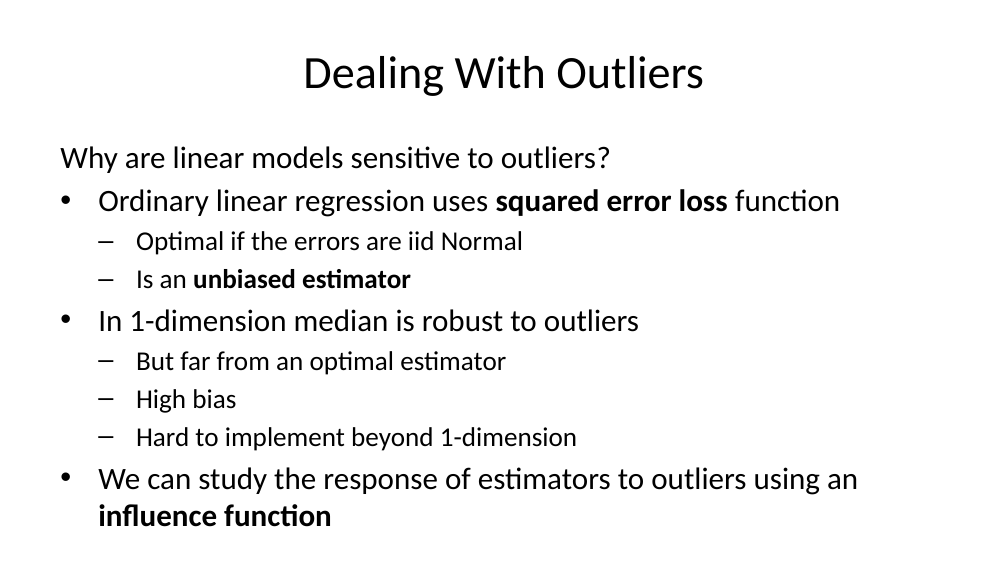
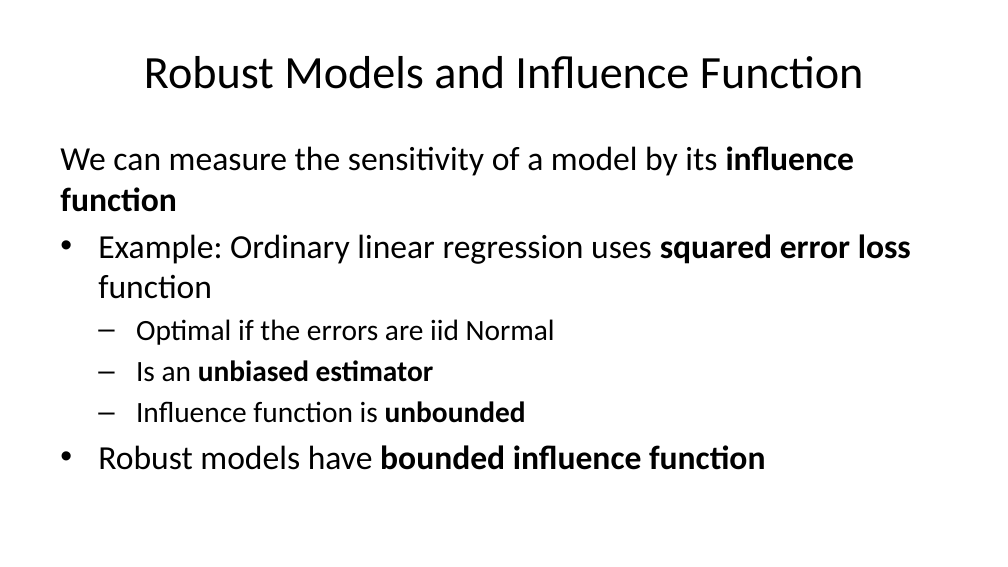
Before and after one commit to StephenElston/CSCI-E-83, a slide deck: slide 31 of LectureSlides/10b_ModelsFor OutliersAndOverdispersion.pptx. Drawn at 1008x567 pixels with LibreOffice and Linux fonts; fonts in the diff are those of the drawing. Boxes give left, top, right and bottom in pixels: in the first picture for what was removed or moved away, otherwise in the second. Text is boxed around its words. In the diff, an @@ line names an element or a change of style, - is before the commit and + after.

```diff
--- a/LectureSlides/10b_ModelsFor OutliersAndOverdispersion.pptx
+++ b/LectureSlides/10b_ModelsFor OutliersAndOverdispersion.pptx
@@ title at <box>144,56,864,89</box>: text changed @@
-Dealing With Outliers
+Robust Models and Influence Function
@@ text at <box>60,146,911,299</box>: text changed; size 22.2 to 24 pt @@
-Why are linear models sensitive to outliers?
-• Ordinary linear regression uses squared error loss function
+We can measure the sensitivity of a model by its influence function
+• Example: Ordinary linear regression uses squared error loss function
@@ text at <box>136,319,555,382</box>: size 19.4 to 21 pt in "Optimal if the errors are iid Normal", "Is an unbiased estimator" @@
@@ text at <box>98,401,765,470</box>: text changed; size 22.2 to 24 pt @@
-• In 1-dimension median is robust to outliers
-  – But far from an optimal estimator
-  – High bias
-  – Hard to implement beyond 1-dimension
-• We can study the response of estimators to outliers using an influence function
+  – Influence function is unbounded
+• Robust models have bounded influence function
```
Also in this commit, not shown: 7 other slides changed, 2 slides added, 1 slide removed, 1 other file.
